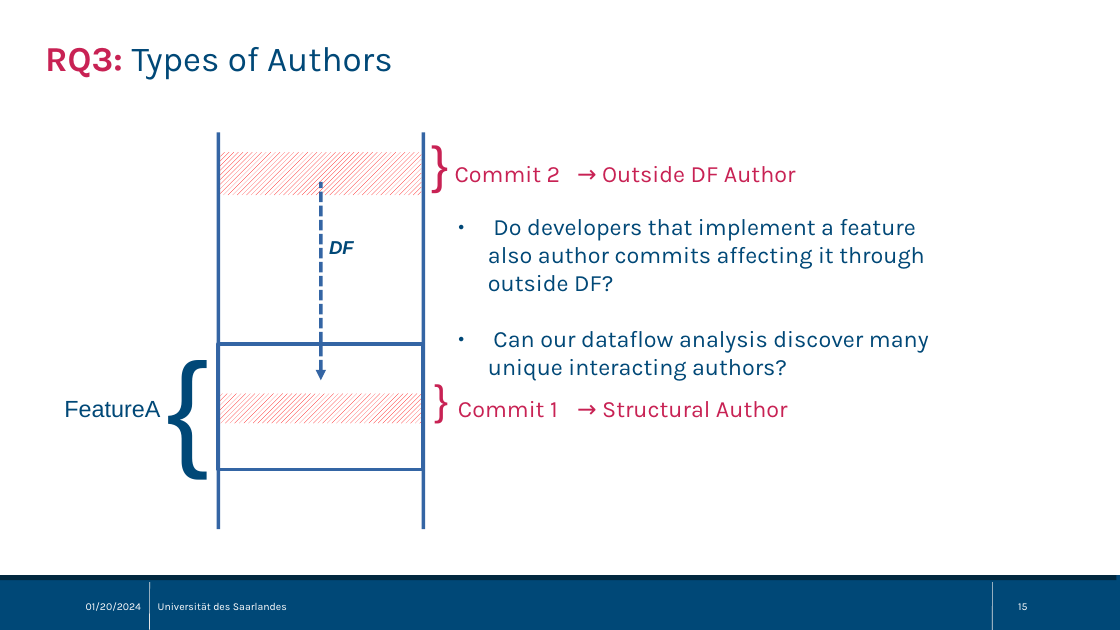
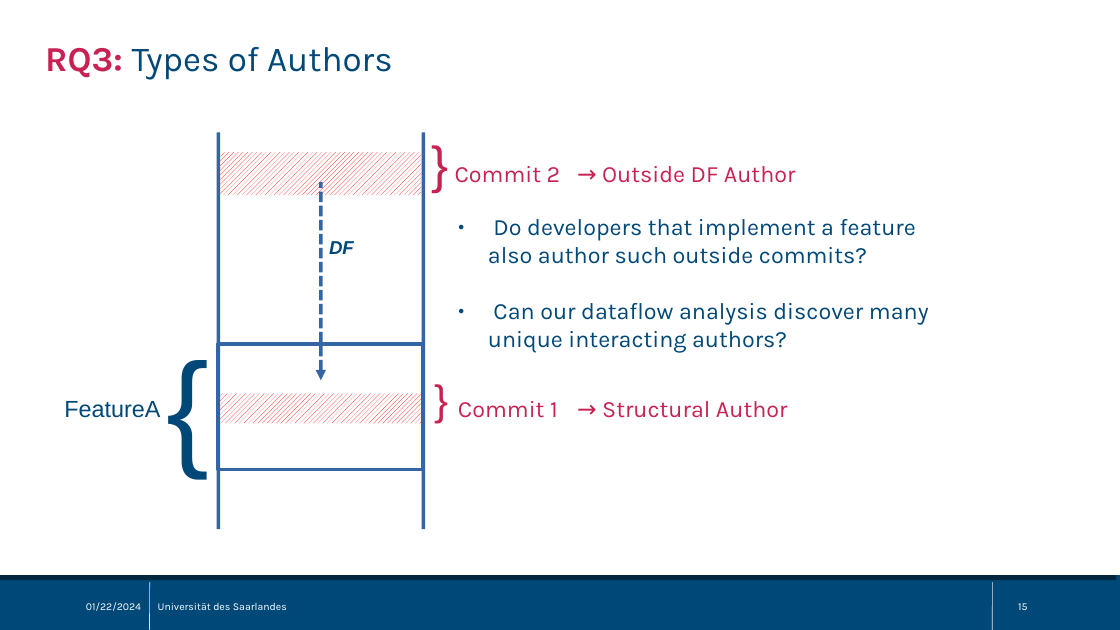
Before and after one commit to sisteu56/bachelor, a slide deck: slide 15 of pres/bachelor_thesis_pres.odp. Drawn at 1120x630 pixels with LibreOffice and Linux fonts; fonts in the diff are those of the drawing. Boxes give left, top, right and bottom in pixels: in the first picture for what was removed or moved away, otherwise in the second. Text is boxed around its words. In the diff, an @@ line names an element or a change of style, - is before the commit and + after.

```diff
--- a/pres/bachelor_thesis_pres.odp
+++ b/pres/bachelor_thesis_pres.odp
@@ text at <box>488,219,916,264</box>: text changed @@
-● Do developers that implement a feature also author commits affecting it through outside DF?
+● Do developers that implement a feature also author such outside commits?
@@ text at <box>86,602,141,611</box>: text changed @@
-01/20/2024
+01/22/2024
```
Also in this commit, not shown: 19 other slides changed.
